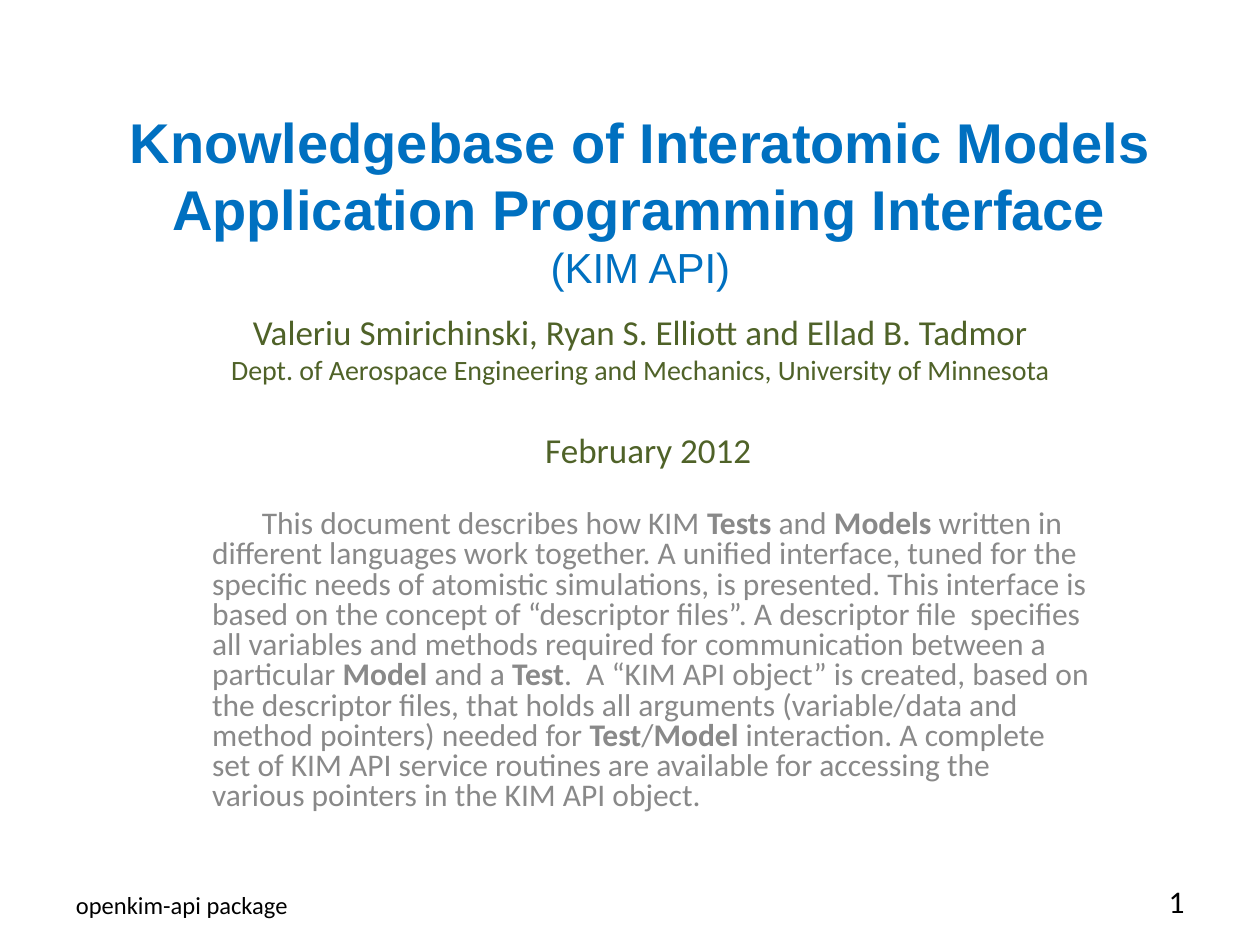
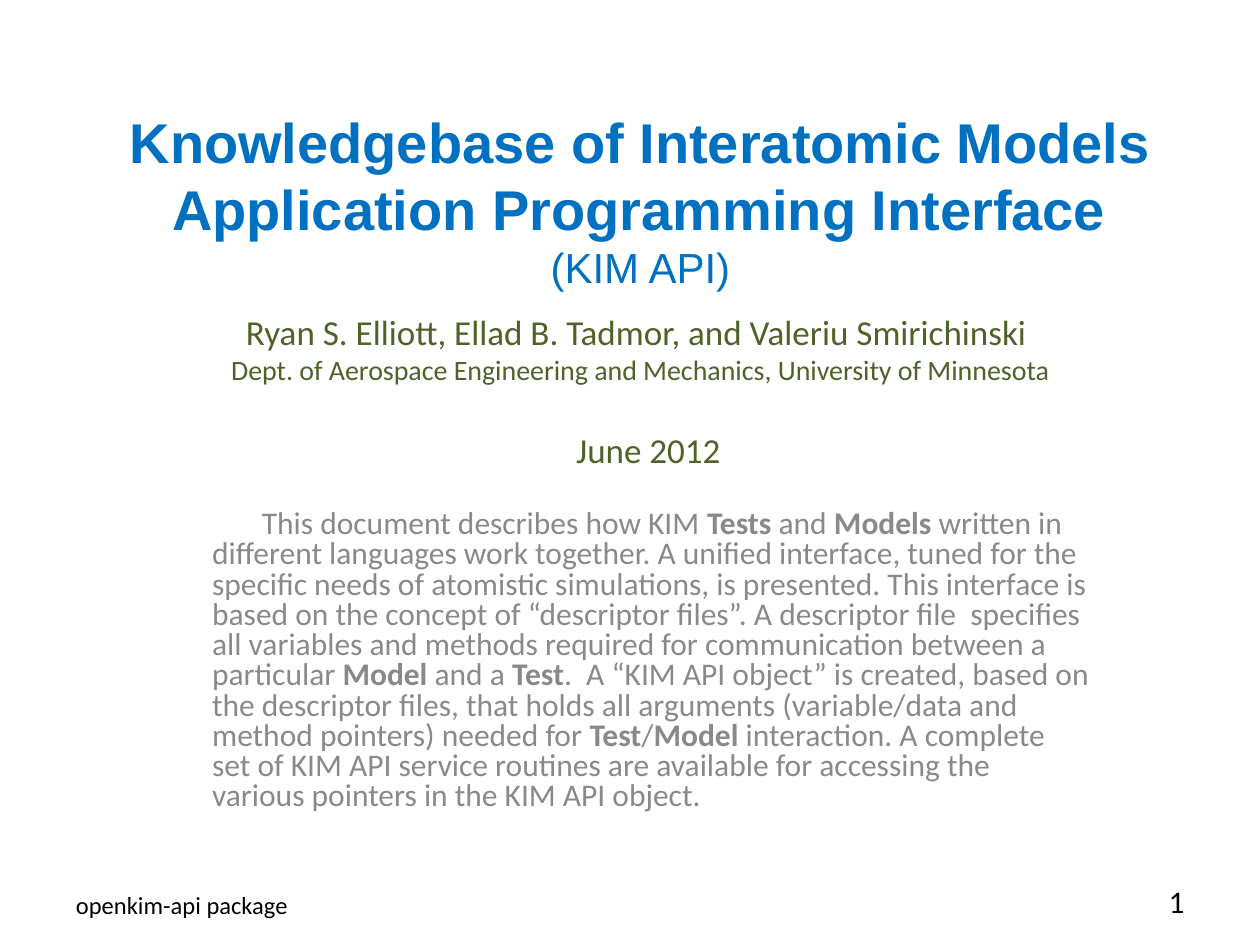
Before and after one commit to openkim/kim-api, a slide deck: slide 1 of DOCs/openkim-api-introduction.pptx. Drawn at 1260x945 pixels with LibreOffice and Linux fonts; fonts in the diff are those of the drawing. Boxes give left, top, right and bottom in pixels: in the first picture for what was removed or moved away, otherwise in the second. Text is boxed around its words. In the diff, an @@ line names an element or a change of style, - is before the commit and + after.

```diff
--- a/DOCs/openkim-api-introduction.pptx
+++ b/DOCs/openkim-api-introduction.pptx
@@ text at [246,320,1026,351]: text changed @@
-Valeriu Smirichinski, Ryan S. Elliott and Ellad B. Tadmor
+Ryan S. Elliott, Ellad B. Tadmor, and Valeriu Smirichinski
@@ text at [576,440,720,464]: text changed @@
-February 2012
+June 2012
```
Also in this commit, not shown: 8 other slides changed, 1 other file.
